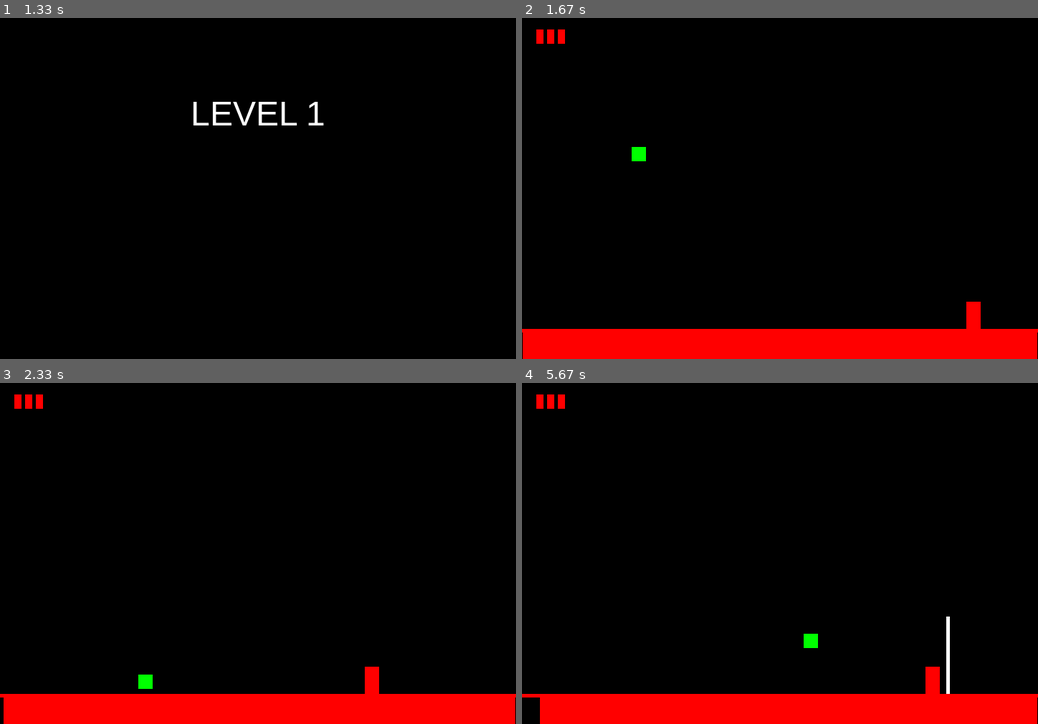
Above: before the commit, frames 1-4 (two rows, left to right).
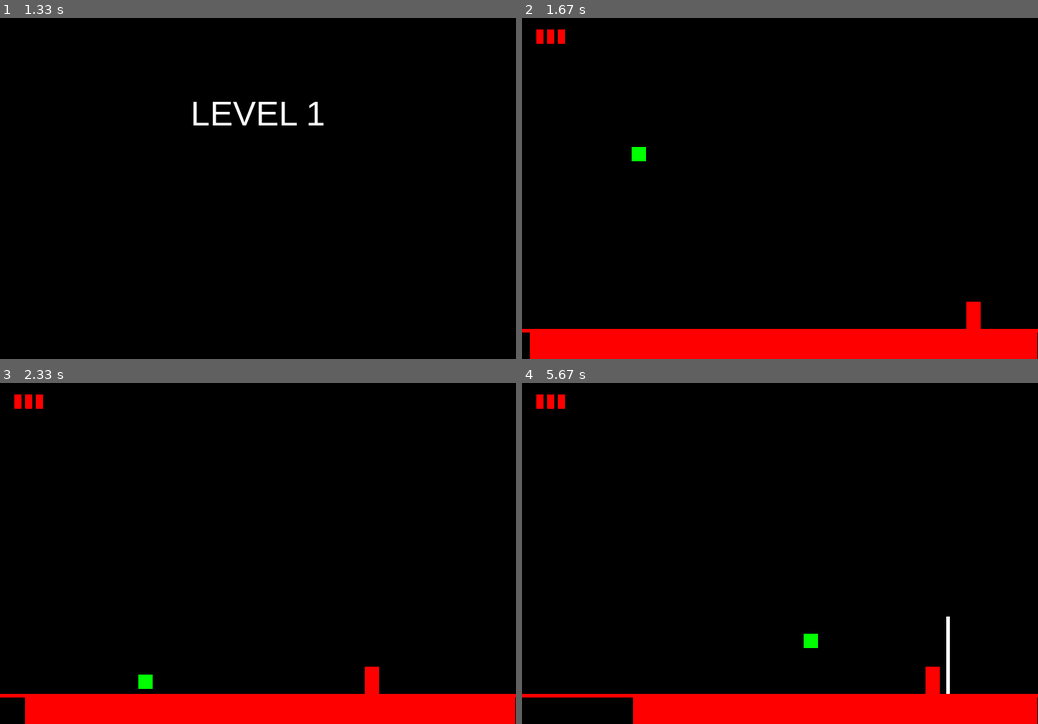
Above: after the commit, the same moments.

Repository: ratchek/bubble-trouble-pygame
Game: pygame game, started from src/game.py
Two runs of this game, one before a commit and one after it. Both use one fixed random seed, a clock stepped at 60 frames per second and the inputs below.
Inputs:
- Up to frame 1 (1.33 s): tap Enter at 0.33 s; hold Right from 1.17 s (still down)
- Up to frame 2 (1.67 s): release Right at 1.63 s
- Up to frame 3 (2.33 s): hold Left 1.67-2.2 s; hold Left from 2.23 s (still down)
- Up to frame 4 (5.67 s): release Left at 2.63 s; hold Right 2.67-3.3 s; tap Space at 3.33, 3.73, 4.03, 4.23, 4.53, 4.73, 5.03, 5.23, 5.53 s; hold Left 3.67-4.13 s; hold Right 4.17-4.63 s; hold Right 4.67-5.13 s; hold Left from 5.17 s (still down)

Frame 1 is identical in both runs. In frame 2, 0.1% of the frame differs, in the area x 0-2%, y 92-100%; in frame 3, 0.3%; in frame 4, 1.4%, in the area x 3-22%, y 92-100%.

Commit message:
Add sound effects

Diff:
--- /dev/null
+++ b/src/audio.py
@@ -0,0 +1,8 @@
+from  settings import *
+from os import path
+
+
+pygame.mixer.init()
+audio_dir = path.join(path.dirname(__file__), AUDIO_PATH)
+sounds = {name: pygame.mixer.Sound(path.join(audio_dir, name + AUDIO_EXTENSION)) for name in SOUND_NAMES}
+bubble_pop_sounds = [sounds["bubble_pop2"], sounds["bubble_pop"]]
--- a/src/game.py
+++ b/src/game.py
@@ -1,17 +1,18 @@
 # pygame template - skeleton for a new pygame project
 import sys
 import pygame
+import random
 from settings import *
 from player import Player
 from bubble import Bubble
 from levels import LEVELS, NO_OF_LEVELS
 from graphics import Graphics
+from audio import sounds, bubble_pop_sounds
 
 class Game:
     def __init__(self):
         # initialize game window, mixer, clock, etc
         pygame.init()
-        pygame.mixer.init()
         self.screen = pygame.display.set_mode((WIDTH, HEIGHT))
         pygame.display.set_caption(TITLE)
         self.clock = pygame.time.Clock()
@@ -51,6 +52,7 @@
         self.player.rect.midbottom = (player_x_coords, player_y_coords)
         self.level_start_time = pygame.time.get_ticks()
         self.level_end_time = self.level_start_time + (LEVELS[level]["time"] * 1000)
+        sounds["ingame_start_level"].play()
 
     def run(self):
         # game loop
@@ -100,9 +102,13 @@
                     bubble_two = Bubble(bubble.rect.x, bubble.rect.y, bubble.stage - 1, bubble.color, bubble.speed_x * -1, BUBBLE_HARPOON_SPEED_BOOST)
                     self.all_sprites.add(bubble_one, bubble_two)
                     self.bubbles.add(bubble_one, bubble_two)
+                    sounds["bubble_split"].play()
+                else:
+                    random.choice(bubble_pop_sounds).play()
         # If you killed all the bubbles
         if not self.bubbles:
             self.score += 100
+            sounds["level_won"].play()
             pygame.time.wait(int(AFTER_LVL_CLEARED_PAUSE * 1000))
             time_bonus = (self.level_end_time - pygame.time.get_ticks()) / 100
             self.score += int(time_bonus)
@@ -116,6 +122,8 @@
         # did time run out?
         end_of_time = pygame.time.get_ticks() >= self.level_end_time
         hits = pygame.sprite.spritecollide(self.player, self.bubbles, False)
+        if end_of_time: sounds["ingame_time_out"].play()
+        if hits: sounds["ingame_dead"].play()
         if hits or end_of_time:
             self.player.lives -= 1
             if self.player.lives <= 0:
@@ -139,6 +147,7 @@
         Graphics.show_go_screen(game)
 
     def winner(self):
+        sounds["game_won"].play()
         Graphics.show_winner_screen(game)
         for sprite in self.all_sprites:
             sprite.kill()
--- a/src/graphics.py
+++ b/src/graphics.py
@@ -36,6 +36,7 @@
         game.screen.fill(BG_COLOR)
         Graphics.draw_text(game, "CONGRATULATIONS!" , 48, WHITE, WIDTH / 2, GAME_FLOOR / 4)
         Graphics.draw_text(game, "You won!!!" ,  22, WHITE, WIDTH / 2, GAME_FLOOR / 2)
+        Graphics.draw_text(game, "Your score was: {}".format(game.score) ,  22, WHITE, WIDTH / 2, GAME_FLOOR / 2 + 40)
         Graphics.draw_text(game, "Press a key to play again", 22, WHITE, WIDTH / 2, GAME_FLOOR * 3 / 4)
         pygame.display.flip()
         Graphics.wait_for_key(game)
--- a/src/harpoon.py
+++ b/src/harpoon.py
@@ -1,5 +1,6 @@
 import pygame
 from settings import *
+from audio import sounds
 
 class Harpoon(pygame.sprite.Sprite):
     def __init__(self, x, y):
@@ -13,6 +14,10 @@
         self.rect = self.image.get_rect()
         self.rect.midtop = (self.x, self.end_y)
         self.speed = HARPOON_SPEED
+        # Each harpoon gets their own channel so that
+        # you can kill each one individually
+        self.sound_channel = pygame.mixer.find_channel()
+        self.sound_channel.play(sounds["shoot_harpoon"] )
 
     def update(self):
         self.end_y = self.end_y - self.speed
@@ -23,3 +28,8 @@
         # kill if it moves off the top of the screen
         if self.end_y < 0:
             self.kill()
+
+    def kill(self):
+        if self.sound_channel:
+            self.sound_channel.stop()
+        super().kill()
--- a/src/levels.py
+++ b/src/levels.py
@@ -16,25 +16,25 @@
                         "x": 4 * WIDTH /5 ,
                         "y": GAME_FLOOR,
                      },
-            "time": 120,
-            },
-
-            {
-            "bubbles":[
-                        {
-                        "x": WIDTH/5,
-                        "y": 60,
-                        "stage": 2,
-                        "color": BLUE,
-                        "speed_x": BUBBLE_HORIZONTAL_SPEED,
-                        "speed_y": 0,
-                        },
-                    ],
-            "player":{
-                        "x": 4 * WIDTH /5 ,
-                        "y": GAME_FLOOR,
-                     },
-            "time": 120,
+            "time": 20,
+            },
+
+            {
+            "bubbles":[
+                        {
+                        "x": WIDTH/5,
+                        "y": 60,
+                        "stage": 2,
+                        "color": BLUE,
+                        "speed_x": BUBBLE_HORIZONTAL_SPEED,
+                        "speed_y": 0,
+                        },
+                    ],
+            "player":{
+                        "x": 4 * WIDTH /5 ,
+                        "y": GAME_FLOOR,
+                     },
+            "time": 30,
             },
             {
             "bubbles":[
@@ -268,4 +268,5 @@
             },
         ]
 
-NO_OF_LEVELS = len(LEVELS)
+# NO_OF_LEVELS = len(LEVELS)
+NO_OF_LEVELS =2
--- a/src/settings.py
+++ b/src/settings.py
@@ -7,6 +7,15 @@
 #TITLE = "A GAME"
 #TITLE_SCREEN_INSTRUCTIONS = "Figure it out"
 TITLE_SCREEN_INSTRUCTIONS ="Arrows to move, Space to fire harpoon"
+
+AUDIO_PATH = "../audio/"
+AUDIO_EXTENSION = ".ogg"
+SOUND_NAMES = ["shoot_harpoon","bubble_pop", "bubble_pop2", "bubble_split", "ingame_start_level", "ingame_dead", "ingame_time_out", "level_won", "game_won", ]
+
+IMAGE_PATH = "../img/"
+# The extension is added in the program because the same name
+# is used for both the image and the json
+SPRITE_SHEET_FILE_NAME = "sprite_sheet"
 
 # define colors. Used for development
 WHITE = (255, 255, 255)
@@ -61,4 +70,4 @@
 # How long to wait after death. In seconds
 AFTER_DEATH_PAUSE = 1
 # How long to wait after level cleared. In seconds
-AFTER_LVL_CLEARED_PAUSE = 0.5
+AFTER_LVL_CLEARED_PAUSE = 2
Not shown, added: audio/bubble_pop.ogg
Not shown, added: audio/bubble_pop2.ogg
Not shown, added: audio/bubble_split.ogg
Not shown, added: audio/game_won.ogg
Not shown, added: audio/ingame_dead.ogg
Not shown, added: audio/ingame_start_level.ogg
Not shown, added: audio/ingame_time_out.ogg
Not shown, added: audio/level_won.ogg
Not shown, added: audio/shoot_harpoon.ogg
